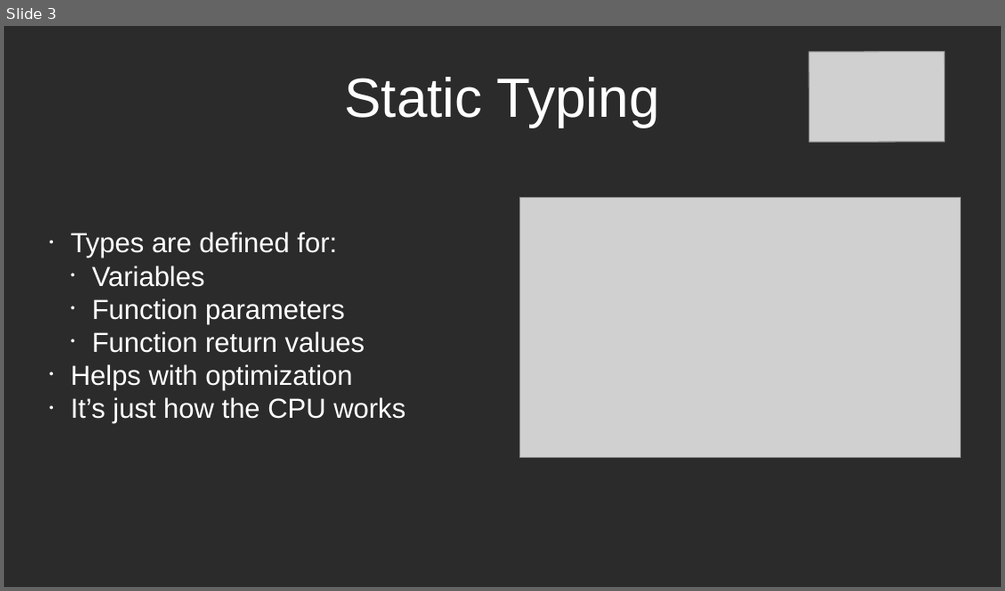
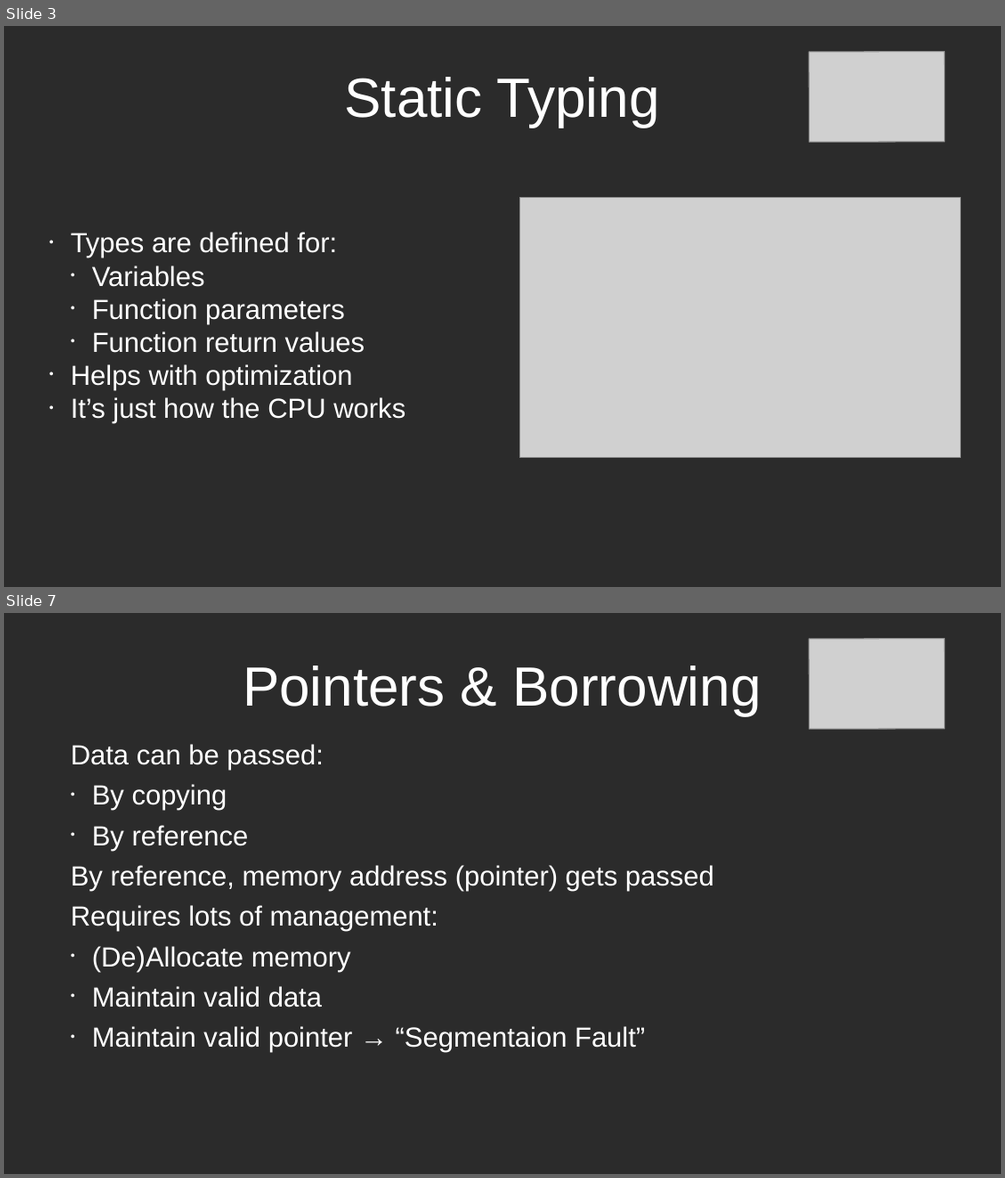
Before and after one commit to lucastepper/rust_talk, a slide deck: rust_presentation.odp. Shown one above the other, each under a label of ours: slide 3 before the commit, slides 3 and 7 after it; the slides between them are not shown. The pictures are 1005x591 and 1005x1178 pixels, drawn with LibreOffice and Linux fonts; fonts in the diff are those of the drawing; grey boxes stand for pictures; background and template pictures are left out; a plain dark background stands for a picture behind light text. Boxes give left, top, right and bottom in pixels: in the first picture for what was removed or moved away, otherwise in the second. Text is boxed around its words. In the diff, an @@ line names an element or a change of style, - is before the commit and + after.

```diff
--- a/rust_presentation.odp
+++ b/rust_presentation.odp
@@ slide 7 added at box(4, 613, 1001, 1174), background picture (left out) @@
@@ picture added at box(809, 638, 945, 729) @@
@@ title added at box(243, 666, 760, 715), 44 pt, text #FFFFFF @@
+Pointers & Borrowing
@@ subtitle added at box(71, 744, 714, 1053), 22 pt, text #FFFFFF @@
+Data can be passed:
+  • By copying
+  • By reference
+By reference, memory address (pointer) gets passed
+Requires lots of management:
+  • (De)Allocate memory
+  • Maintain valid data
+  • Maintain valid pointer → “Segmentaion Fault”
```
Also in this commit, not shown: 2 slides changed, 3 other slides added, 20 other files.
